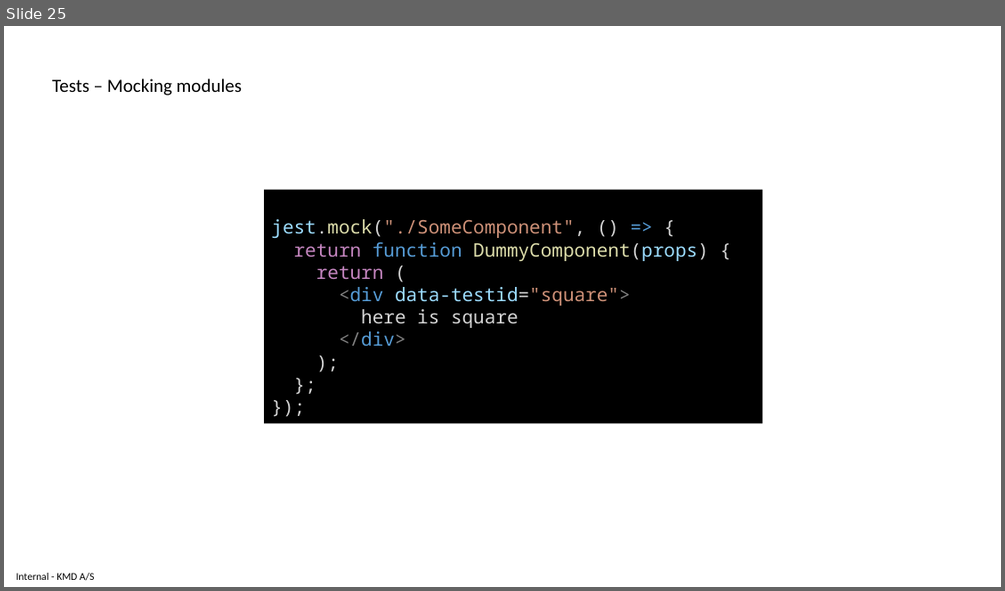
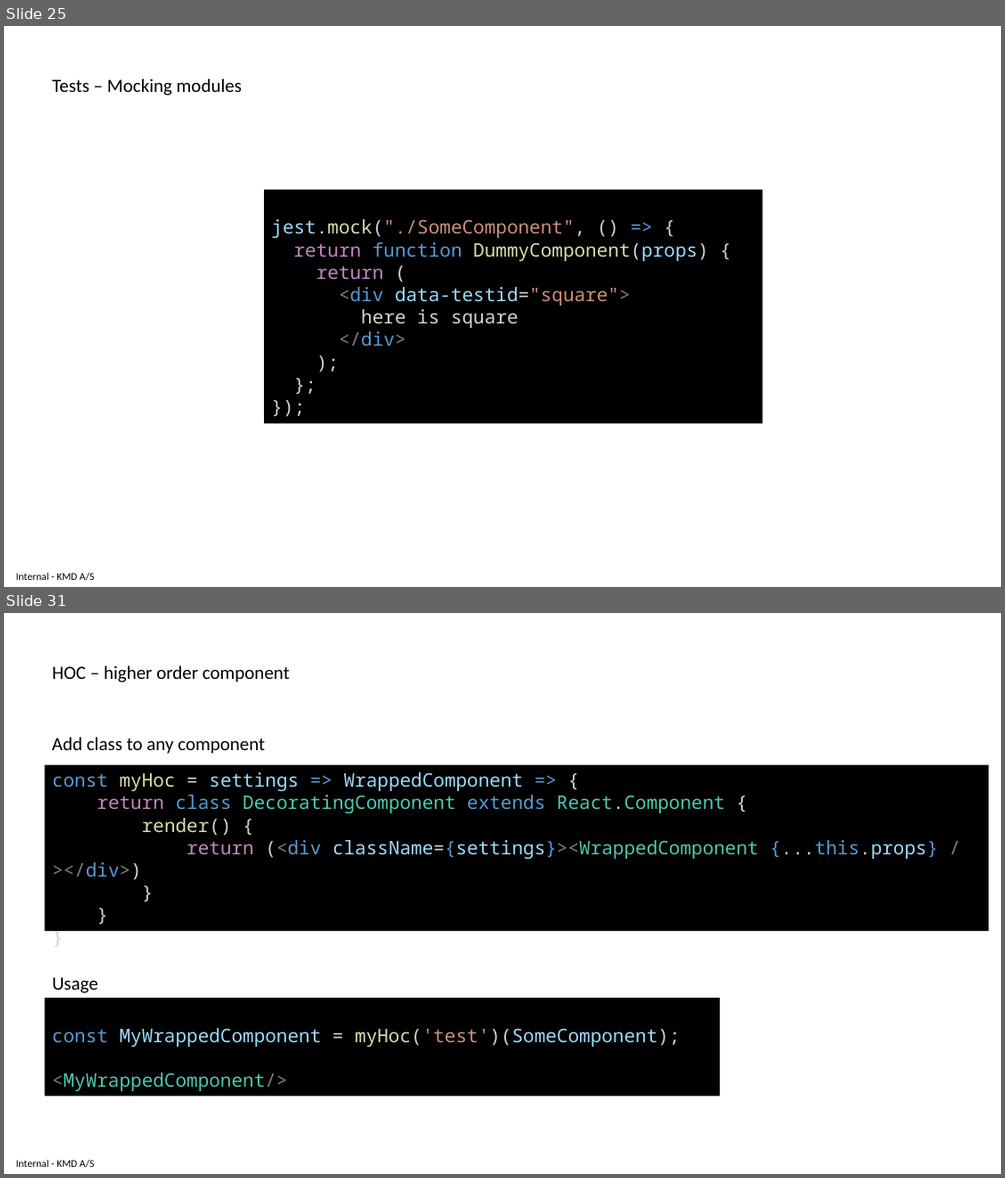
Before and after one commit to delprzemo/reactjs-starter, a slide deck: tutorial/ReactjsTraining.pptx. Shown one above the other, each under a label of ours: slide 25 before the commit, slides 25 and 31 after it; the slides between them are not shown. The pictures are 1005x591 and 1005x1178 pixels, drawn with LibreOffice and Linux fonts; fonts in the diff are those of the drawing. Boxes give left, top, right and bottom in pixels: in the first picture for what was removed or moved away, otherwise in the second. Text is boxed around its words. In the diff, an @@ line names an element or a change of style, - is before the commit and + after.

```diff
--- a/tutorial/ReactjsTraining.pptx
+++ b/tutorial/ReactjsTraining.pptx
@@ slide 31 added at [4,613,1001,1174], background #FFFFFF; not listed: 1 template element that a slide beside it also shows @@
@@ text added at [52,666,290,682], 18 pt, text #000000 @@
+HOC – higher order component
@@ text added at [52,737,265,754], 18 pt, text #000000 @@
+Add class to any component
@@ rectangle added at [44,765,988,931], fill #000000, 18 pt, text #4EC9B0 @@
+const myHoc = settings => WrappedComponent => {
+return class DecoratingComponent extends React.Component {
+render() {
+return (<div className={settings}><WrappedComponent {...this.props} /></div>)
+}
+}
+}
@@ text added at [52,977,98,993], 18 pt, text #000000 @@
+Usage
@@ rectangle added at [44,998,720,1096], fill #000000, 18 pt, text #9CDCFE @@
+const MyWrappedComponent = myHoc('test')(SomeComponent);
+<MyWrappedComponent/>
```
Also in this commit, not shown: 14 other slides added, 1 other file.
